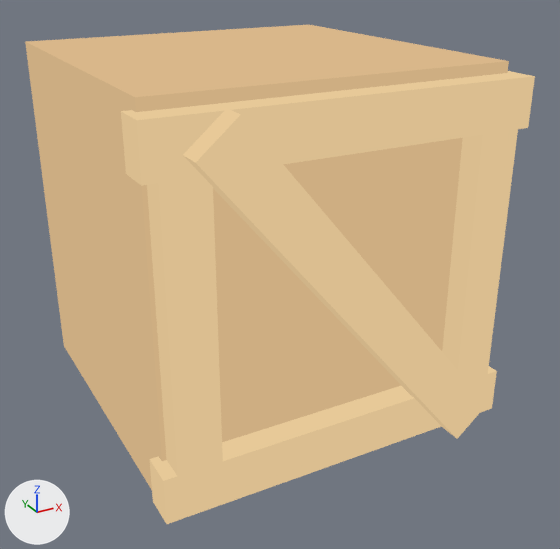
A saved change to the glTF model art/exports/crate.gltf.
Camera for both pictures: a 50 mm camera at (-0.42, -0.844, 0.566) aimed at (0.012, -0.059, 0.173). The axes (+X, +Y, +Z) are drawn at lower left. The lights are the same throughout. The picture after the commit comes second. Vertices at exactly the same position are counted once.

Objects in the first picture: 'crate'.
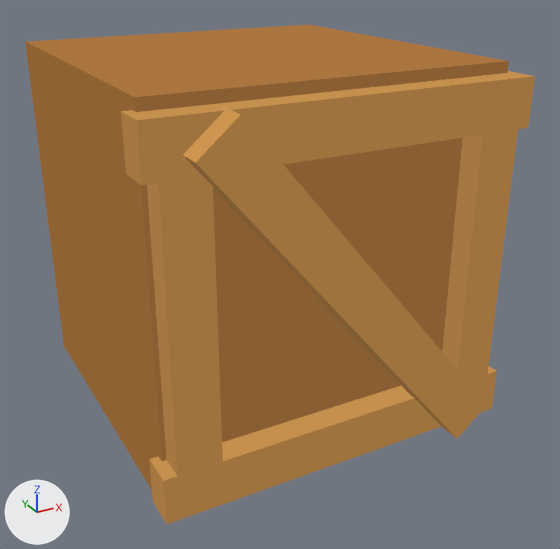
Where the change shows, as pixel boxes [x1, y1, x2, y2] in the pictures (560 x 549 px):
part 1 of me_crate, recoloured (beige to brown): [25, 25, 535, 524] in both
part 2 of me_crate, recoloured: [121, 71, 533, 481] in both

The change in detail:
me_crate has 48 vertices, 72 faces and spans x -0.22..0.22, y -0.268..0.21, z 0.0..0.44.
me_crate is used by ob_crate; location (0.0, 0.0, 0.0).
me_crate part 1: 56 faces centred in x -0.22..0.22, y -0.268..0.07, z 0.013..0.44 are repainted in the vertex colours; the middle colour goes from beige #d0b488 to brown #7f5c32.
me_crate part 2: 10 faces centred in x -0.188..0.188, y -0.256..-0.213, z 0.068..0.428 are repainted in the vertex colours; the middle colour goes from beige #e7c998 to orange #c58f4d.
